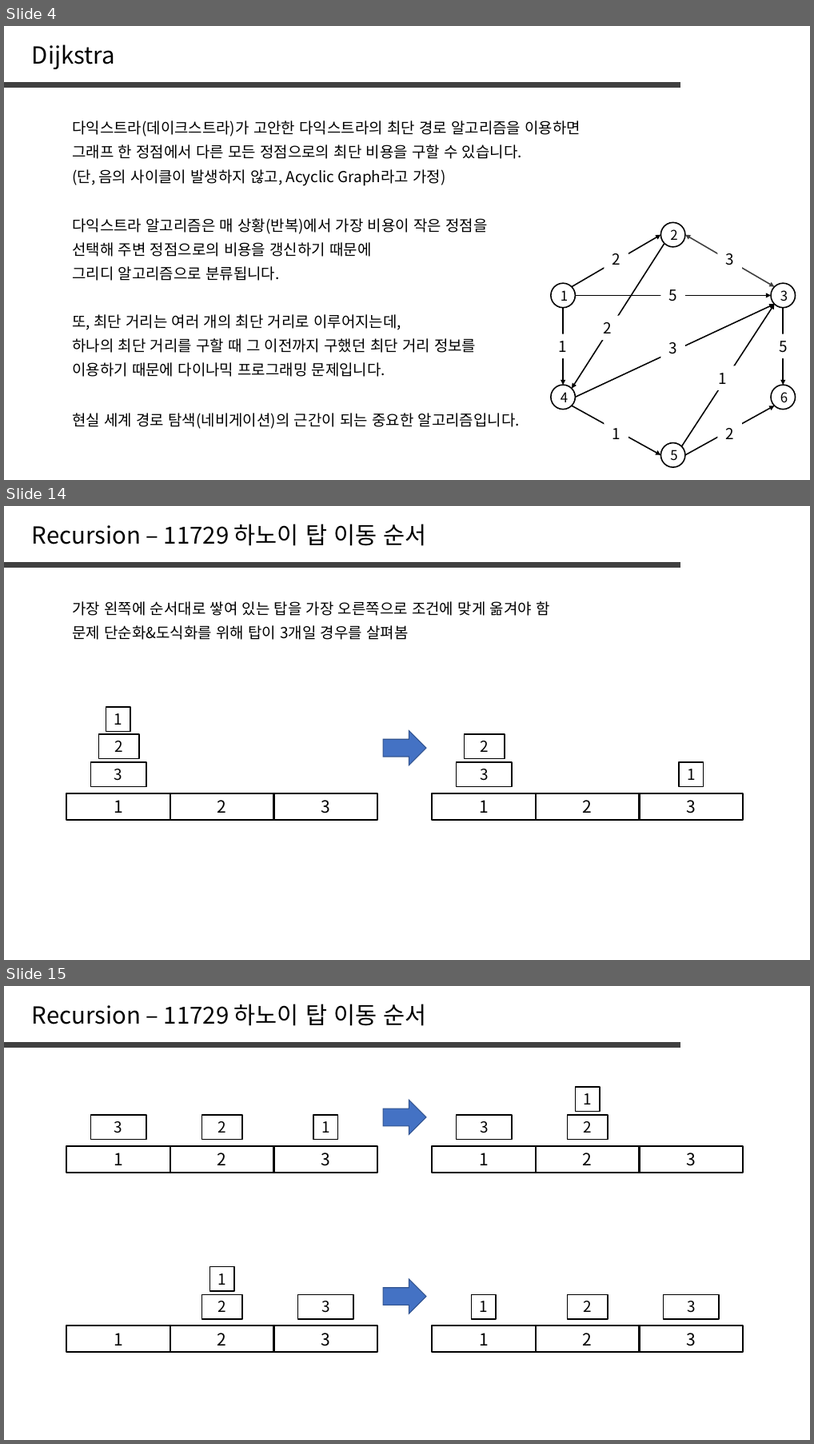
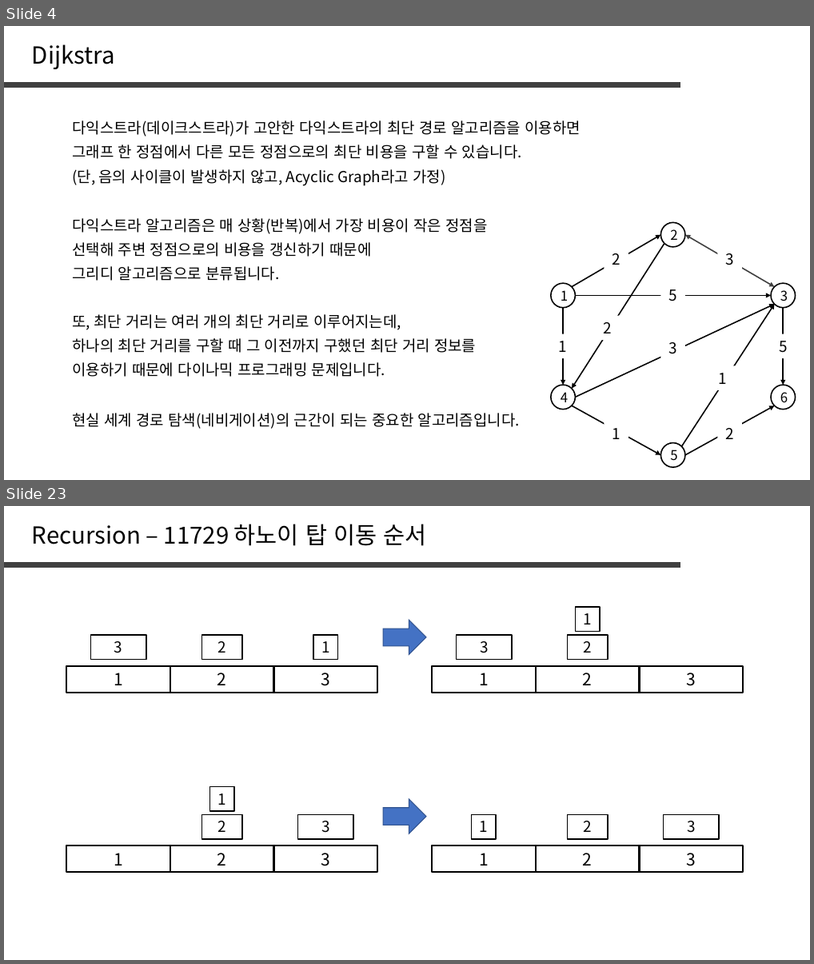
Before and after one commit to jaehoo1/PS-study, a slide deck: study/12_Dijkstra.pptx. Shown one above the other, each under a label of ours: slides 4, 14 and 15 before the commit, slides 4 and 23 after it; the slides between them are not shown. The pictures are 814x1444 and 814x964 pixels, drawn with LibreOffice and Linux fonts; fonts in the diff are those of the drawing. Boxes give left, top, right and bottom in pixels: in the first picture for what was removed or moved away, otherwise in the second. Text is boxed around its words. In the diff, an @@ line names an element or a change of style, - is before the commit and + after.

```diff
--- a/study/12_Dijkstra.pptx
+++ b/study/12_Dijkstra.pptx
@@ slide 14 removed at <box>4,506,810,960</box>, background #FFFFFF @@
@@ text removed at <box>32,524,427,546</box> @@
-Recursion – 11729 하노이 탑 이동 순서
@@ line removed from (4, 564) to (682, 564) @@
@@ text removed at <box>72,601,550,616</box> @@
-가장 왼쪽에 순서대로 쌓여 있는 탑을 가장 오른쪽으로 조건에 맞게 옮겨야 함
@@ text removed at <box>72,625,408,640</box> @@
-문제 단순화&도식화를 위해 탑이 3개일 경우를 살펴봄
@@ rectangle removed at <box>106,707,130,731</box> @@
-1
@@ rectangle removed at <box>99,734,139,758</box> @@
-2
@@ right arrow removed at <box>383,731,426,765</box> @@
@@ rectangle removed at <box>464,734,505,758</box> @@
-2
@@ rectangle removed at <box>90,762,146,786</box> @@
-3
@@ rectangle removed at <box>457,762,512,786</box> @@
-3
@@ rectangle removed at <box>680,762,704,786</box> @@
-1
@@ rectangle removed at <box>66,793,170,820</box> @@
-1
@@ rectangle removed at <box>170,793,274,820</box> @@
-2
@@ rectangle removed at <box>274,793,378,820</box> @@
-3
@@ rectangle removed at <box>432,793,536,820</box> @@
-1
@@ rectangle removed at <box>536,793,640,820</box> @@
-2
@@ rectangle removed at <box>640,793,744,820</box> @@
-3
@@ what was slide 15 is now slide 23 @@
```
Also in this commit, not shown: 1 slide changed, 17 slides added, 8 other slides removed.
